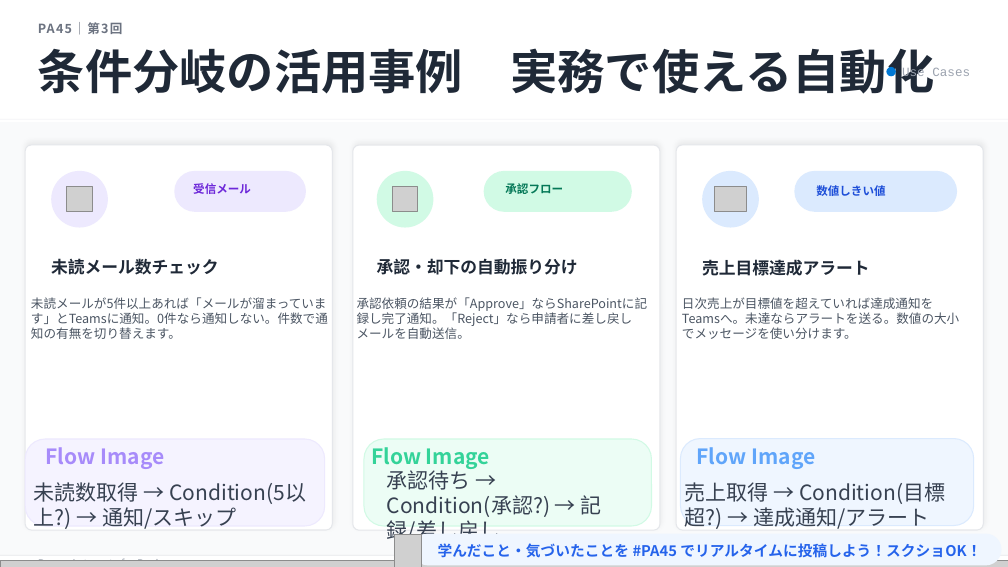
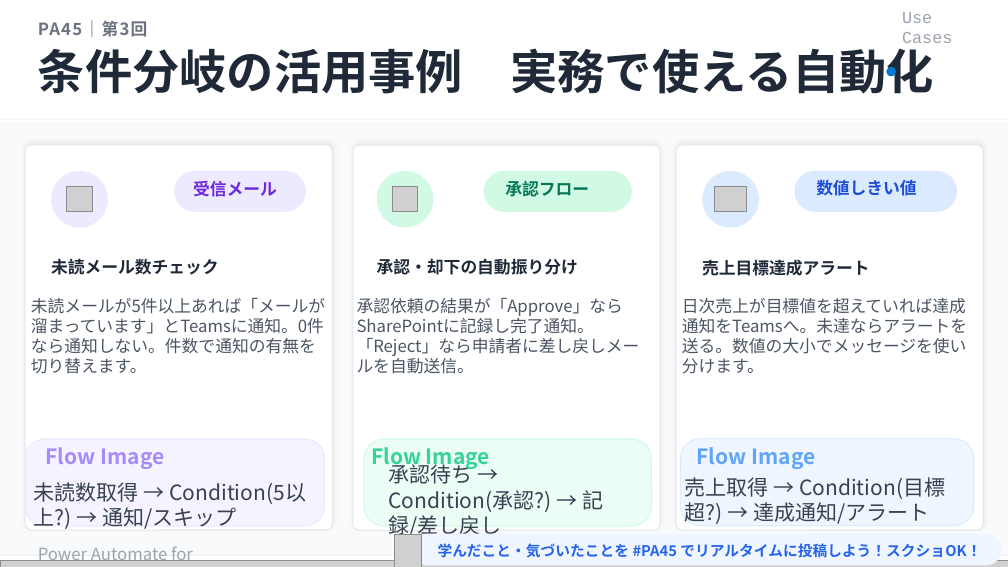
Before and after one commit to Haru-PowerPlatform/pa45, a slide deck: slide 15 of assets/pa45/P003_PA45_条件分岐_20260401.pptx (slide 14 before the commit). Drawn at 1008x567 pixels with LibreOffice and Linux fonts; fonts in the diff are those of the drawing; grey boxes stand for pictures; background and template pictures are left out. Boxes give left, top, right and bottom in pixels: in the first picture for what was removed or moved away, otherwise in the second. Text is boxed around its words. In the diff, an @@ line names an element or a change of style, - is before the commit and + after.

```diff
--- a/assets/pa45/P003_PA45_条件分岐_20260401.pptx
+++ b/assets/pa45/P003_PA45_条件分岐_20260401.pptx
@@ size 12 to 16 pt in 5 elements at (31,298,325,374), (357,298,640,374), (682,298,967,373), (38,20,148,37), (902,12,952,43) @@
@@ text "Use Cases": place and size @@
-text "Use Cases" at (902,67,970,80)
+text "Use Cases" at (902,12,952,43)
@@ size 11 to 16 pt in 3 elements at (193,180,277,197), (505,181,589,197), (816,179,916,196) @@
@@ text "承認待ち → Condition(承認?) → 記録/差し戻し": place and size @@
-text "承認待ち → Condition(承認?) → 記録/差し戻し" at (387,467,602,544)
+text "承認待ち → Condition(承認?) → 記録/差し戻し" at (388,462,603,538)
@@ text "売上取得 → Condition(目標超?) → 達成通知/アラート": place and size @@
-text "売上取得 → Condition(目標超?) → 達成通知/アラート" at (685,482,945,529)
+text "売上取得 → Condition(目標超?) → 達成通知/アラート" at (685,477,945,524)
@@ text "Power Automate for Beginners" at (38,547,193,561): size 10 to 16 pt @@
```
Also in this commit, not shown: 14 other slides changed, 1 slide added, 3 other files.
